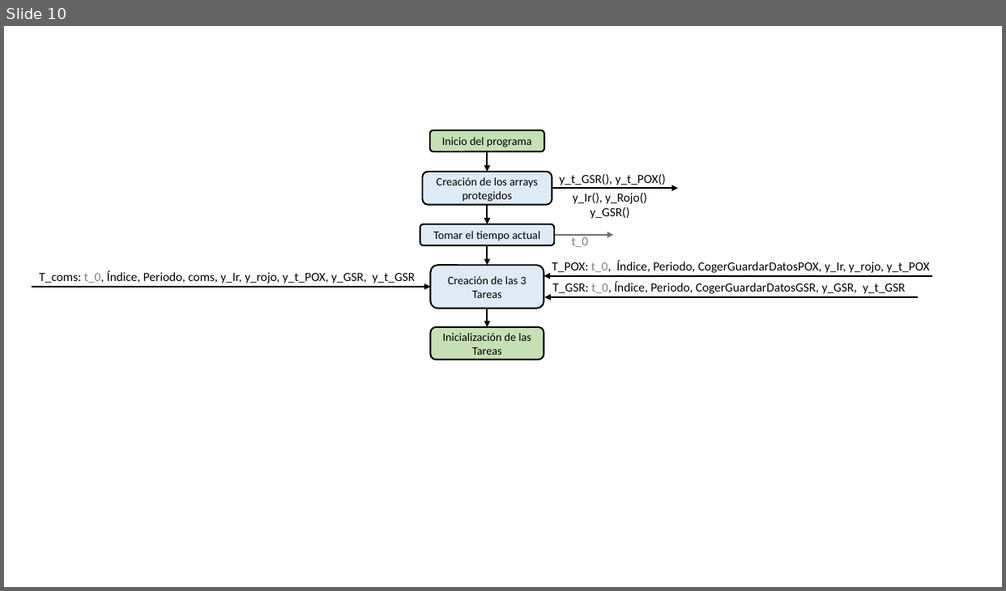
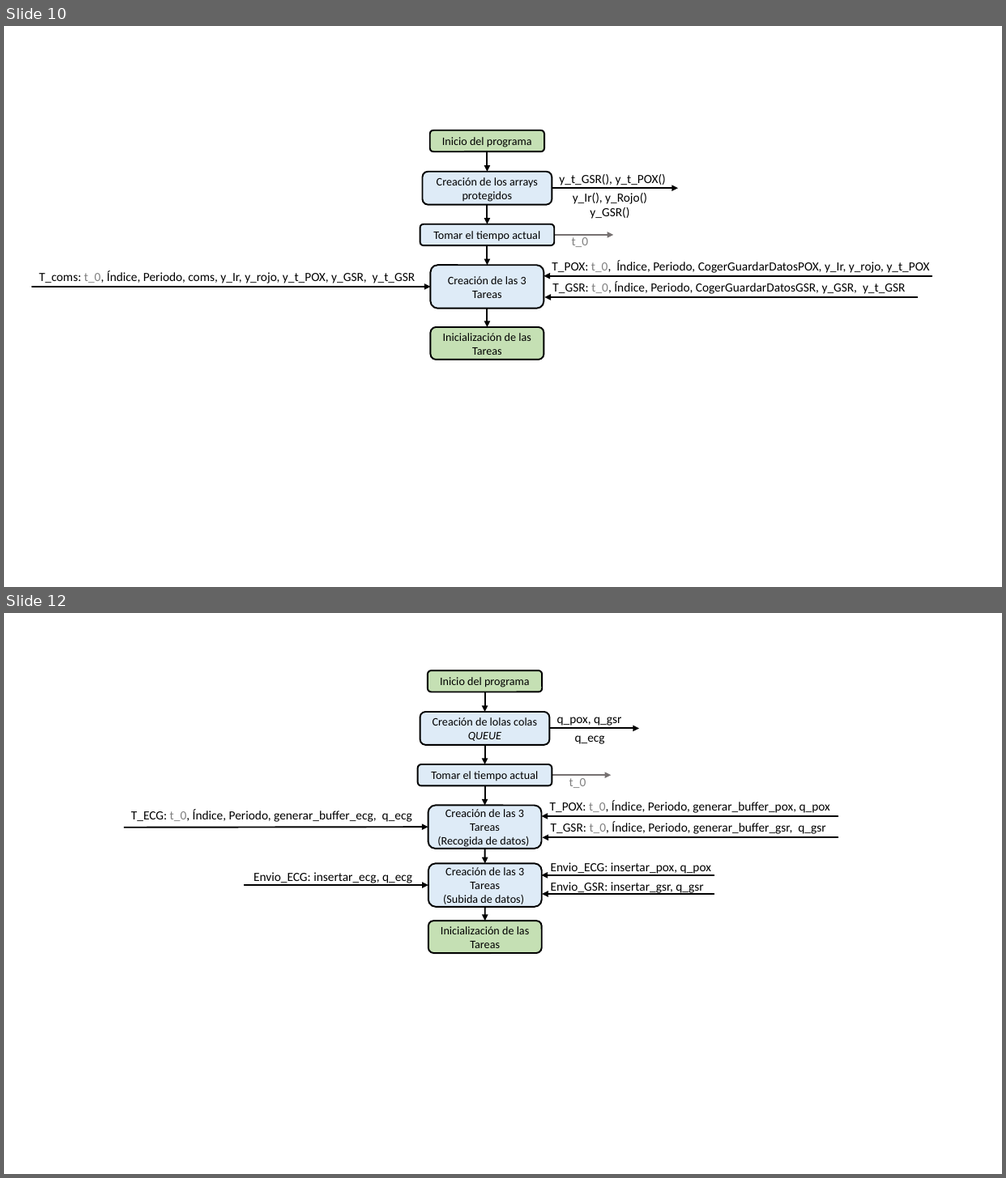
Before and after one commit to GICI-UPV-EHU/Biosignals-HW, a slide deck: Words y Excel/Imagenes.pptx. Shown one above the other, each under a label of ours: slide 10 before the commit, slides 10 and 12 after it; the slides between them are not shown. The pictures are 1006x591 and 1006x1178 pixels, drawn with LibreOffice and Linux fonts; fonts in the diff are those of the drawing. Boxes give left, top, right and bottom in pixels: in the first picture for what was removed or moved away, otherwise in the second. Text is boxed around its words. In the diff, an @@ line names an element or a change of style, - is before the commit and + after.

```diff
--- a/Words y Excel/Imagenes.pptx
+++ b/Words y Excel/Imagenes.pptx
@@ slide 12 added at bbox=[4, 613, 1002, 1174], background #FFFFFF @@
@@ group added at bbox=[124, 671, 839, 953]: 13 arrows, 9 texts, 6 rounded rectangles @@
+Creación de lolas colas QUEUE
+Tomar el tiempo actual
+T_POX: t_0, Índice, Periodo, generar_buffer_pox, q_pox
+Inicio del programa
+Creación de las 3 Tareas
+(Recogida de datos)
+q_pox, q_gsr
+q_ecg
+t_0
+T_GSR: t_0, Índice, Periodo, generar_buffer_gsr, q_gsr
+T_ECG: t_0, Índice, Periodo, generar_buffer_ecg, q_ecg
+Inicialización de las Tareas
+Creación de las 3 Tareas
+(Subida de datos)
+Envio_ECG: insertar_ecg, q_ecg
+Envio_ECG: insertar_pox, q_pox
+Envio_GSR: insertar_gsr, q_gsr
```
Also in this commit, not shown: 1 slide changed, 1 other slide added.
